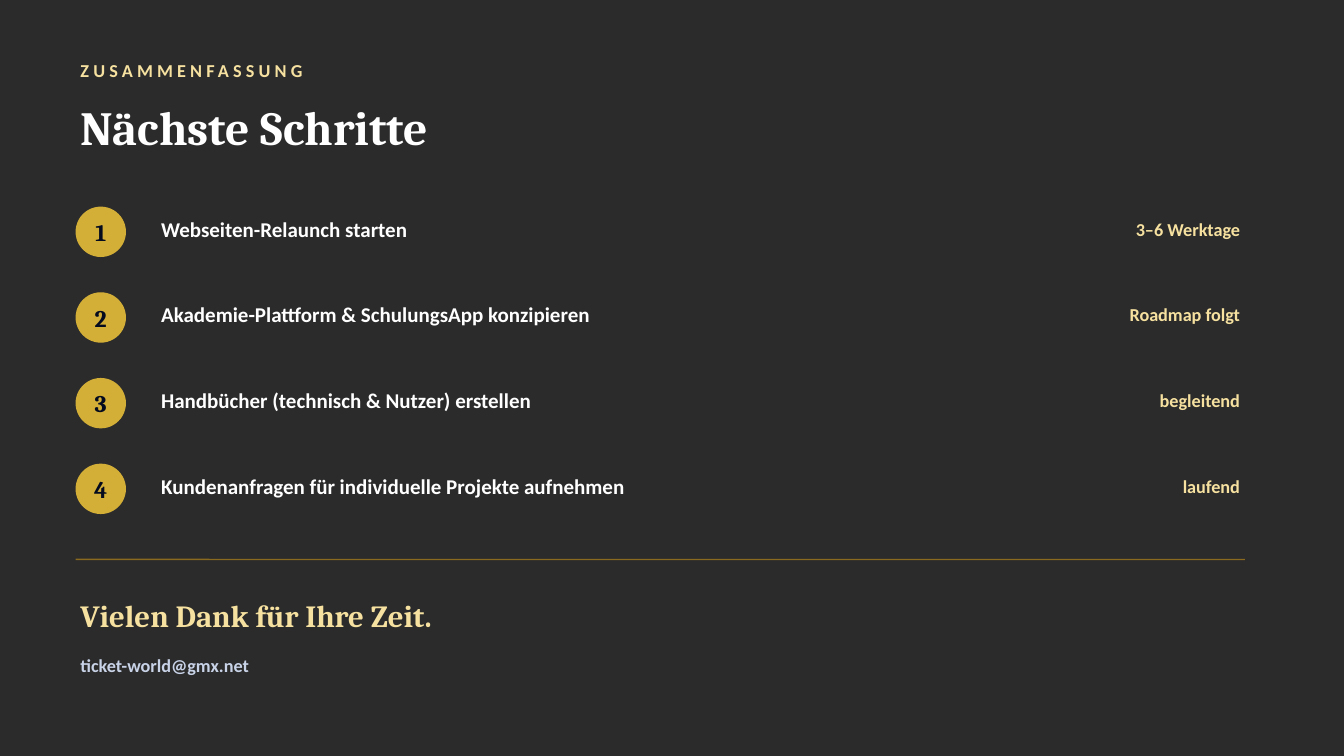
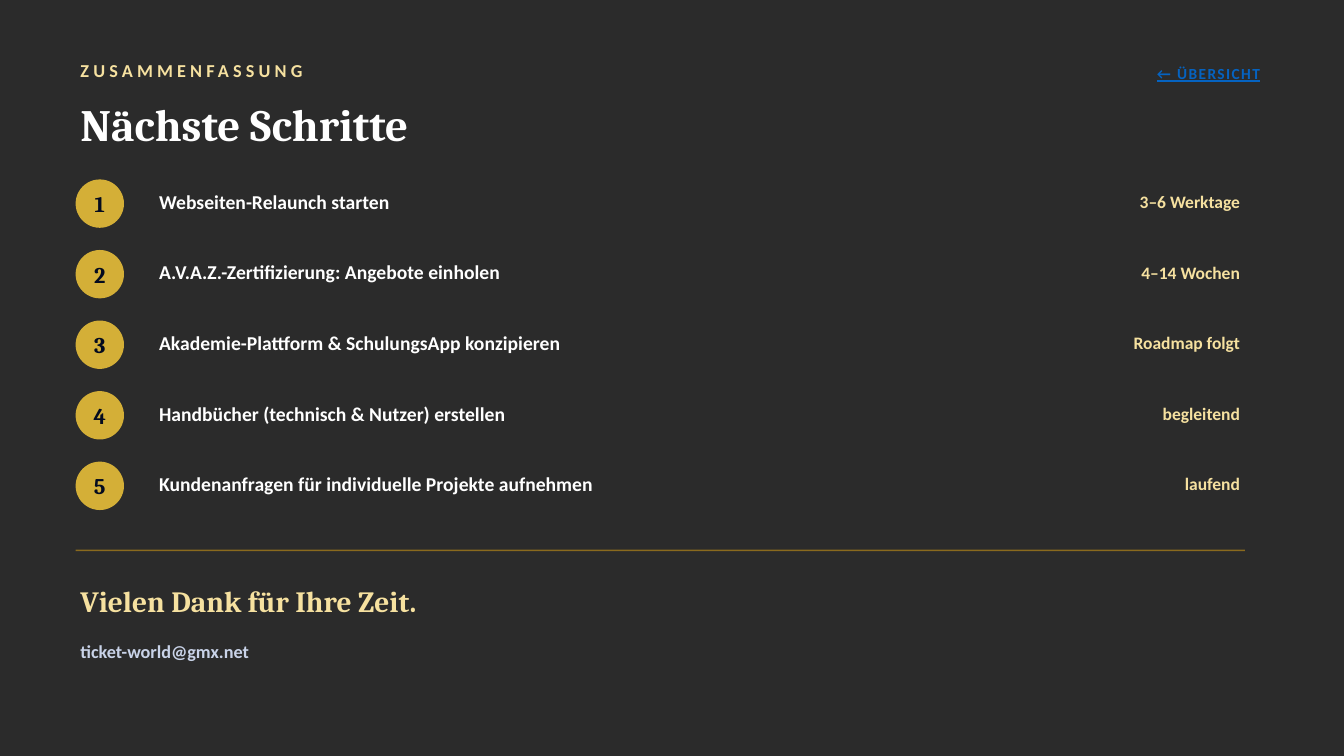
Before and after one commit to ThanosXXL/Thanos, a slide deck: slide 8 of praesentationen/Praesentation_Roadmap_2026.pptx (slide 7 before the commit). Drawn at 1344x756 pixels with LibreOffice and Linux fonts; fonts in the diff are those of the drawing; background and template pictures are left out; a plain dark background stands for a picture behind light text. Boxes give left, top, right and bottom in pixels: in the first picture for what was removed or moved away, otherwise in the second. Text is boxed around its words. In the diff, an @@ line names an element or a change of style, - is before the commit and + after.

```diff
--- a/praesentationen/Praesentation_Roadmap_2026.pptx
+++ b/praesentationen/Praesentation_Roadmap_2026.pptx
@@ text "Nächste Schritte" at [80,110,408,142]: size 34 to 32 pt @@
@@ text added at [1177,66,1260,82], 11 pt, text #0563C1, bold, underline @@
+← ÜBERSICHT
@@ text "1": place and size @@
-text "1" at [95,225,106,241]
+text "1" at [95,197,105,212]
@@ ellipse: place and size @@
-ellipse at [76,207,126,257]
+ellipse at [76,179,124,228]
@@ text "Webseiten-Relaunch starten": place and size @@
-text "Webseiten-Relaunch starten" at [161,222,407,237]
+text "Webseiten-Relaunch starten" at [159,195,389,209]
@@ text "3–6 Werktage": place and size @@
-text "3–6 Werktage" at [1136,223,1240,239]
+text "3–6 Werktage" at [1140,195,1240,211]
@@ text "2": place and size @@
-text "2" at [95,311,107,327]
+text "2" at [94,268,105,283]
@@ ellipse: place and size @@
-ellipse at [76,292,126,343]
+ellipse at [76,250,124,298]
@@ text added at [159,265,500,283], 14 pt, text #FFFFFF, bold @@
+A.V.A.Z.-Zertifizierung: Angebote einholen
@@ text added at [1141,266,1240,279], 12.5 pt, text #F6E1A0, bold @@
+4–14 Wochen
@@ text "3": place and size @@
-text "3" at [95,396,107,412]
+text "3" at [94,338,105,353]
@@ ellipse: place and size @@
-ellipse at [76,464,126,514]
+ellipse at [76,321,124,369]
@@ size 15 to 14 pt in 4 elements at [159,477,593,495], [159,406,505,424], [159,195,389,209], [159,336,560,354] @@
@@ text "Akademie-Plattform & SchulungsApp konzipieren": place and size @@
-text "Akademie-Plattform & SchulungsApp konzipieren" at [161,307,590,326]
+text "Akademie-Plattform & SchulungsApp konzipieren" at [159,336,560,354]
@@ size 13 to 12.5 pt in 4 elements at [1185,477,1240,490], [1163,407,1240,423], [1140,195,1240,211], [1134,336,1240,352] @@
@@ text "Roadmap folgt": place and size @@
-text "Roadmap folgt" at [1130,308,1240,324]
+text "Roadmap folgt" at [1134,336,1240,352]
@@ 2 texts, 1 ellipse: place and size @@
-2 texts, 1 ellipse at [76,378,1240,429]
+2 texts, 1 ellipse at [76,391,1240,440]
@@ size 17 to 16 pt in 4 elements at [95,197,105,212], [94,268,105,283], [94,338,105,353], [94,409,106,424] @@
@@ text "4": place and size @@
-text "4" at [94,482,107,498]
+text "4" at [94,409,106,424]
@@ ellipse added at [76,462,124,510], fill #D4AF37 @@
@@ text added at [94,479,106,494], 16 pt, text #040B1F, bold @@
+5
@@ line moved from (76, 560) - (1245, 560) to (76, 551) - (1245, 551) @@
@@ text "Vielen Dank für Ihre Zeit.": place and size @@
-text "Vielen Dank für Ihre Zeit." at [80,605,432,627]
+text "Vielen Dank für Ihre Zeit." at [80,591,416,612]
@@ text "Vielen Dank für Ihre Zeit." at [80,591,416,612]: size 22 to 21 pt @@
@@ text "ticket-world@gmx.net": place and size @@
-text "ticket-world@gmx.net" at [80,659,248,675]
+text "ticket-world@gmx.net" at [80,645,248,661]
```
Also in this commit, not shown: 6 other slides changed, 1 slide added, 1 other file.
